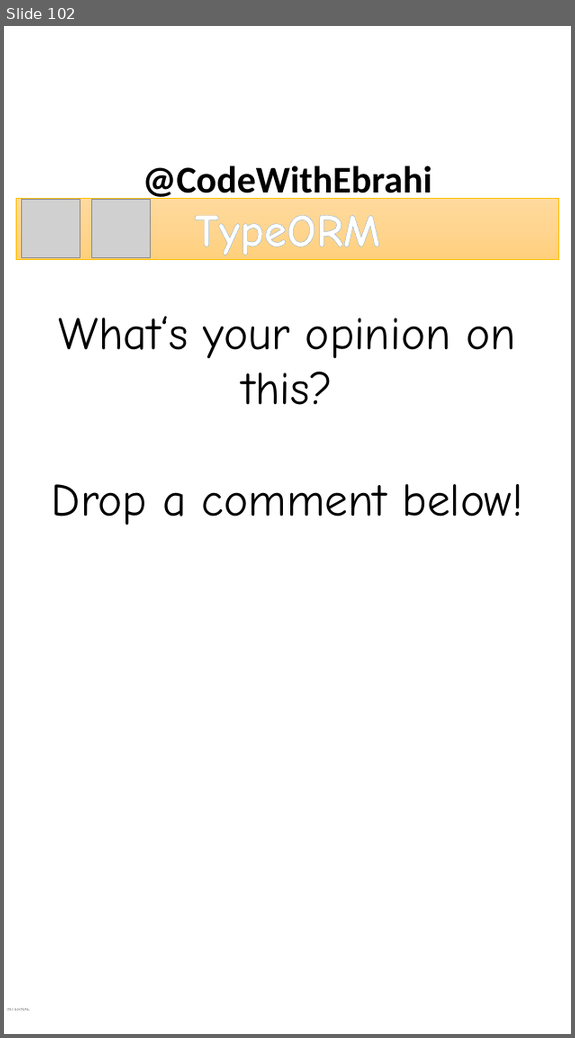
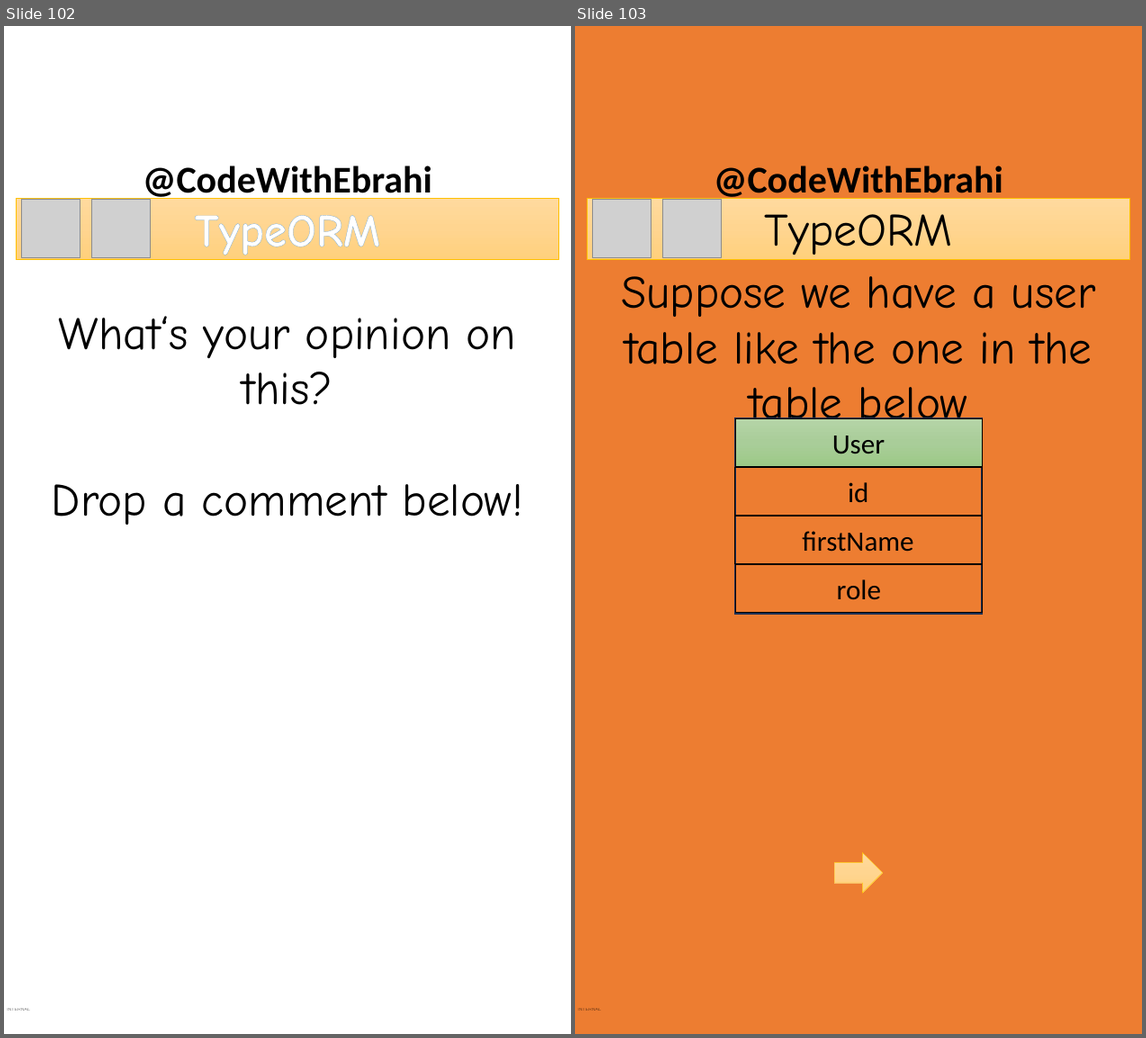
Before and after one commit to ebrahimsalehi1/python_codes, a slide deck: assets/images.pptx. Shown side by side, each under a label of ours: slide 102 before the commit, slides 102 and 103 after it. The pictures are 575x1038 and 1146x1038 pixels, drawn with LibreOffice and Linux fonts; fonts in the diff are those of the drawing; grey boxes stand for pictures; background and template pictures are left out. Boxes give left, top, right and bottom in pixels: in the first picture for what was removed or moved away, otherwise in the second. Text is boxed around its words. In the diff, an @@ line names an element or a change of style, - is before the commit and + after.

```diff
--- a/assets/images.pptx
+++ b/assets/images.pptx
@@ slide 103 added at [575,26,1142,1034], background #ED7D31; not listed: 2 template elements that a slide beside it also shows @@
@@ rectangle added at [587,198,1129,259], fill gradient #FFDB9E to #FFD590 to #FFD07C, outline #FFC000 0.5 pt, 66 pt, text #000000 @@
+TypeORM
@@ picture added at [593,199,651,257] @@
@@ picture added at [663,199,722,257] @@
@@ text added at [621,276,1096,434], 66 pt, text #000000 @@
+Suppose we have a user table like the one in the table below
@@ group added at [735,418,982,613]: 5 rectangles @@
+User
+id
+firstName
+role
@@ right arrow added at [834,852,883,893], fill gradient #FFDB9E to #FFD590 to #FFD07C, outline #FFC000 0.5 pt @@
```
Also in this commit, not shown: 4 other slides added, 17 other files.
